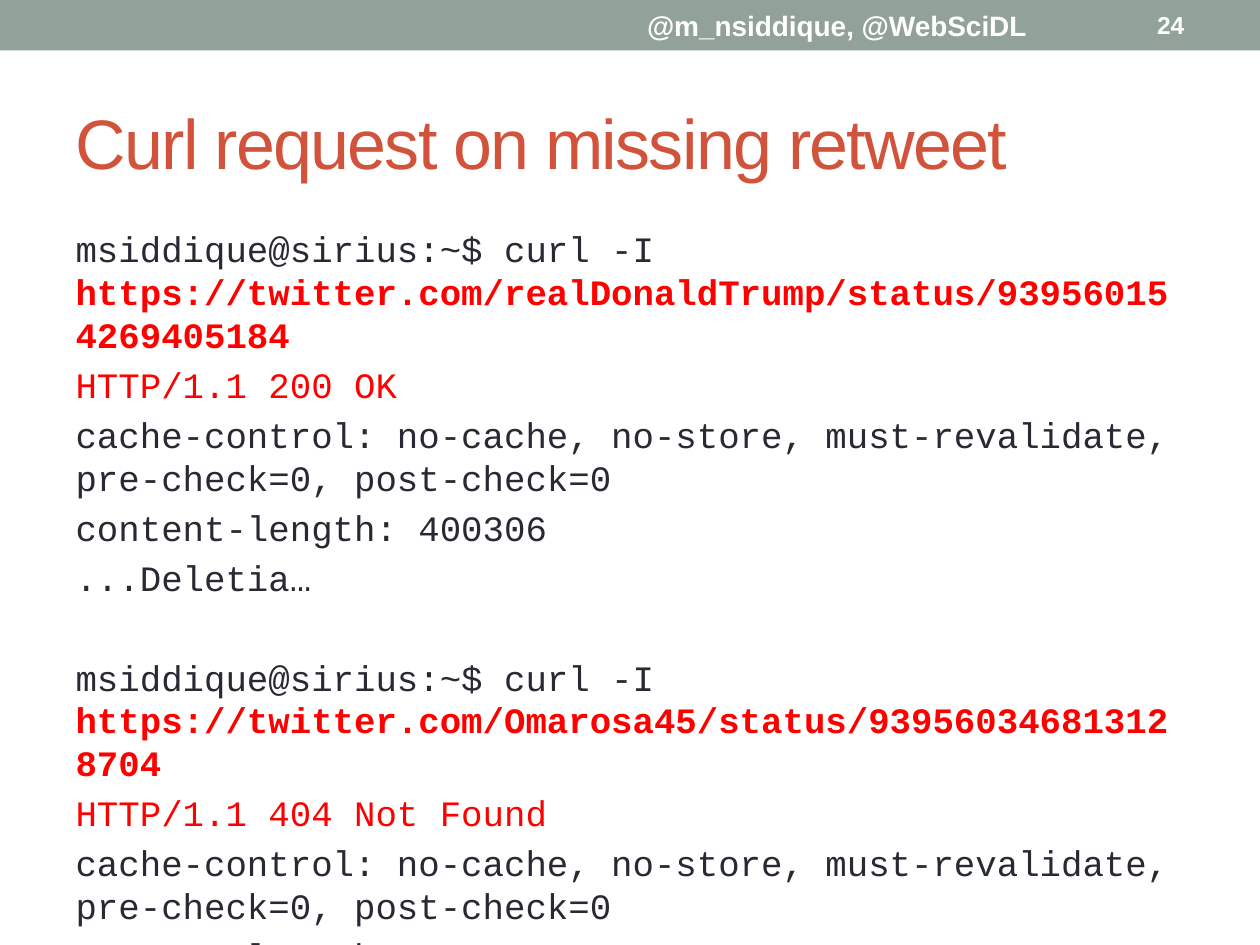
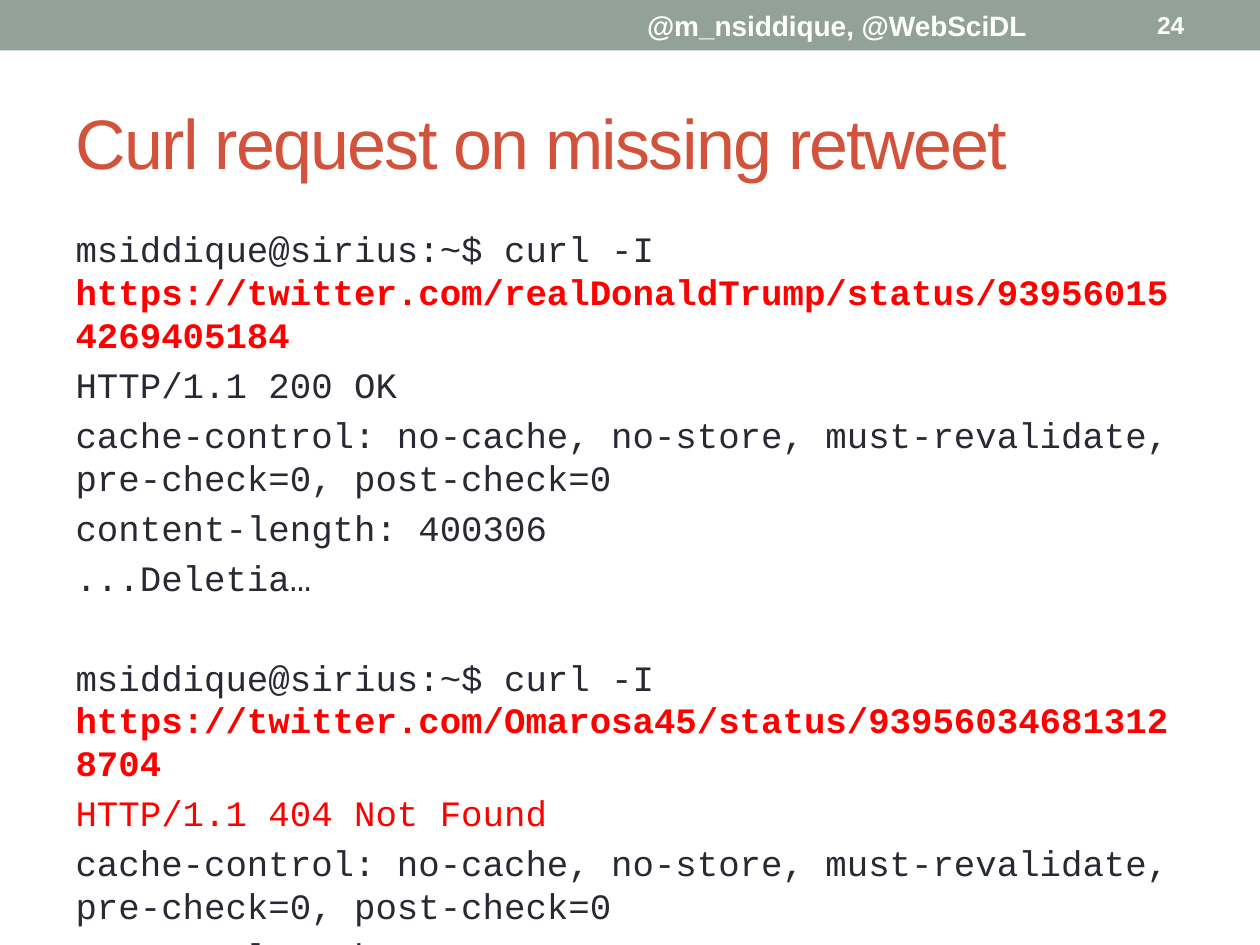
Before and after one commit to phonedude/cs895-s19, a slide deck: slide 24 of assignments/siddique/week-08-presentation/Delete Forensics.pptx. Drawn at 1260x945 pixels with LibreOffice and Linux fonts; fonts in the diff are those of the drawing. Boxes give left, top, right and bottom in pixels: in the first picture for what was removed or moved away, otherwise in the second. Text is boxed around its words. In the diff, an @@ line names an element or a change of style, - is before the commit and + after.

```diff
--- a/assignments/siddique/week-08-presentation/Delete Forensics.pptx
+++ b/assignments/siddique/week-08-presentation/Delete Forensics.pptx
@@ text at bbox=[76, 373, 397, 399]: text colour #FF0000 to #292934 in "HTTP/1.1 200 OK" @@
```
Also in this commit, not shown: 8 other slides changed, 1 slide added.
